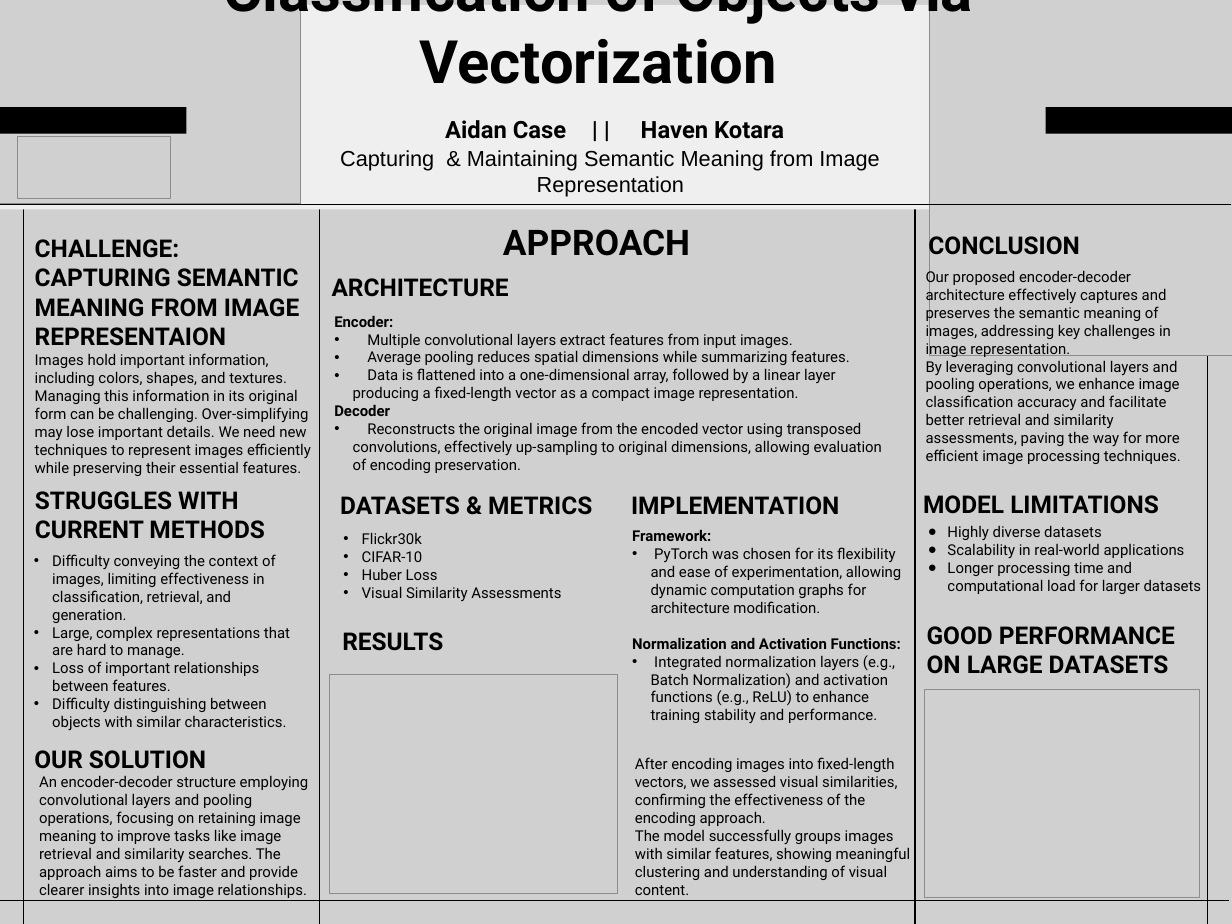
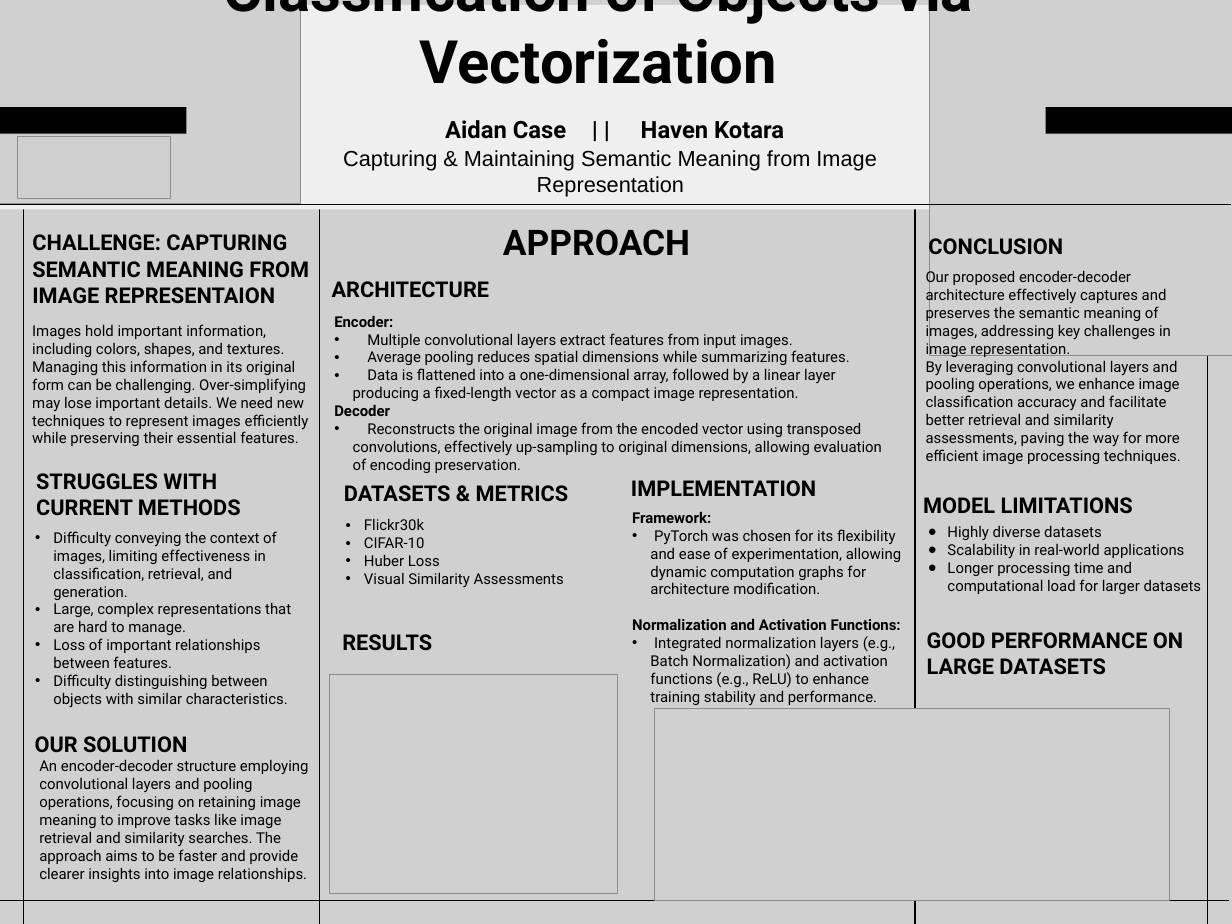
Before and after one commit to Pastellar/Classification-of-Objects-via-Vectorization, a slide deck: slide 1 of PowerPoints/CV_Project_Poster.pptx. Drawn at 1232x924 pixels with LibreOffice and Linux fonts; fonts in the diff are those of the drawing; grey boxes stand for pictures. Boxes give left, top, right and bottom in pixels: in the first picture for what was removed or moved away, otherwise in the second. Text is boxed around its words. In the diff, an @@ line names an element or a change of style, - is before the commit and + after.

```diff
--- a/PowerPoints/CV_Project_Poster.pptx
+++ b/PowerPoints/CV_Project_Poster.pptx
@@ size 36 to 32 pt in 10 elements at [332,281,490,298], [928,234,1063,261], [923,497,1133,514], [927,632,1183,675], [342,634,432,651], [344,485,569,501], [35,736,187,753], [631,480,816,496], [36,473,241,516], [32,234,309,304] @@
@@ text "Images hold important information, including ...": place and size @@
-text "Images hold important information, including ..." at [35,353,311,476]
+text "Images hold important information, including ..." at [32,324,309,446]
@@ title "STRUGGLES WITH CURRENT METHODS": place and size @@
-title "STRUGGLES WITH CURRENT METHODS" at [35,491,265,539]
+title "STRUGGLES WITH CURRENT METHODS" at [36,473,241,516]
@@ title "DATASETS & METRICS": place and size @@
-title "DATASETS & METRICS" at [340,496,592,515]
+title "DATASETS & METRICS" at [344,485,569,501]
@@ title "IMPLEMENTATION": place and size @@
-title "IMPLEMENTATION" at [631,496,839,515]
+title "IMPLEMENTATION" at [631,480,816,496]
@@ text "Framework:": place and size @@
-text "Framework:" at [632,529,901,723]
+text "Framework:" at [632,511,901,705]
@@ text "Difficulty conveying the context of ...": place and size @@
-text "Difficulty conveying the context of ..." at [52,554,290,730]
+text "Difficulty conveying the context of ..." at [53,531,291,707]
@@ text "Flickr30k": place and size @@
-text "Flickr30k" at [362,532,561,601]
+text "Flickr30k" at [364,518,564,587]
@@ title "OUR SOLUTION": place and size @@
-title "OUR SOLUTION" at [34,750,206,769]
+title "OUR SOLUTION" at [35,736,187,753]
@@ picture added at [654,708,1169,900] @@
@@ picture removed at [924,690,1199,897] @@
@@ text "An encoder-decoder structure employing convolutional ...": place and size @@
-text "An encoder-decoder structure employing convolutional ..." at [39,775,309,898]
+text "An encoder-decoder structure employing convolutional ..." at [39,759,309,882]
@@ text removed at [635,757,911,895] @@
-After encoding images into fixed-length vectors, we assessed visual similarities, confirming the effectiveness of the encoding approach.
-The model successfully groups images with similar features, showing meaningful clustering and understanding of visual content.
```
Also in this commit, not shown: 7 other files.
